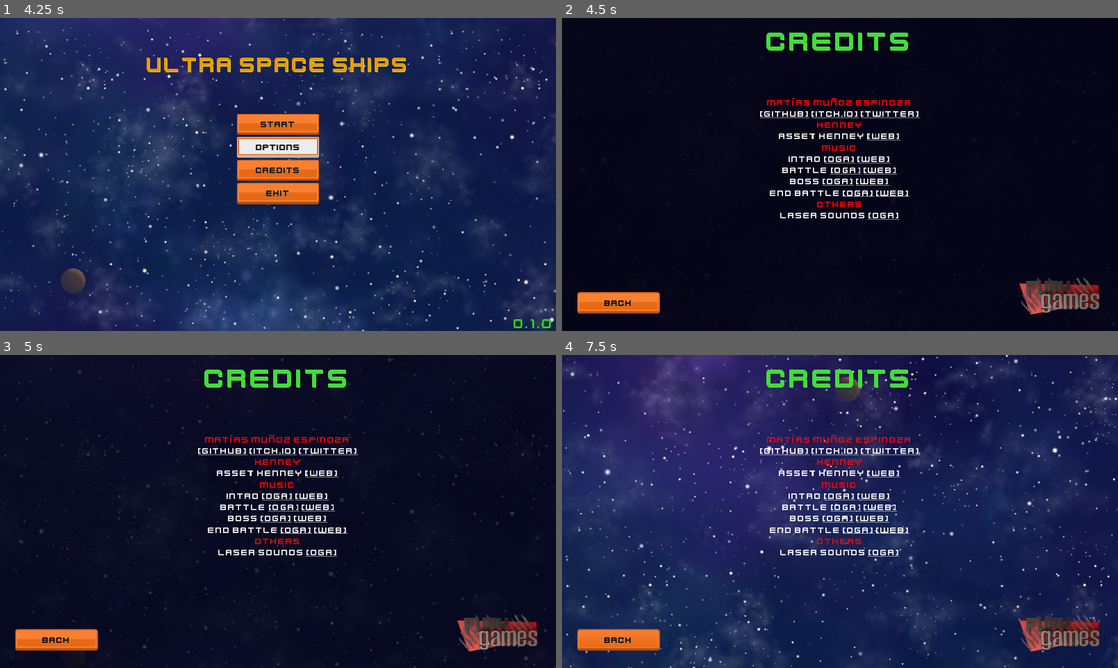
Above: before the commit, frames 1-4 (two rows, left to right).
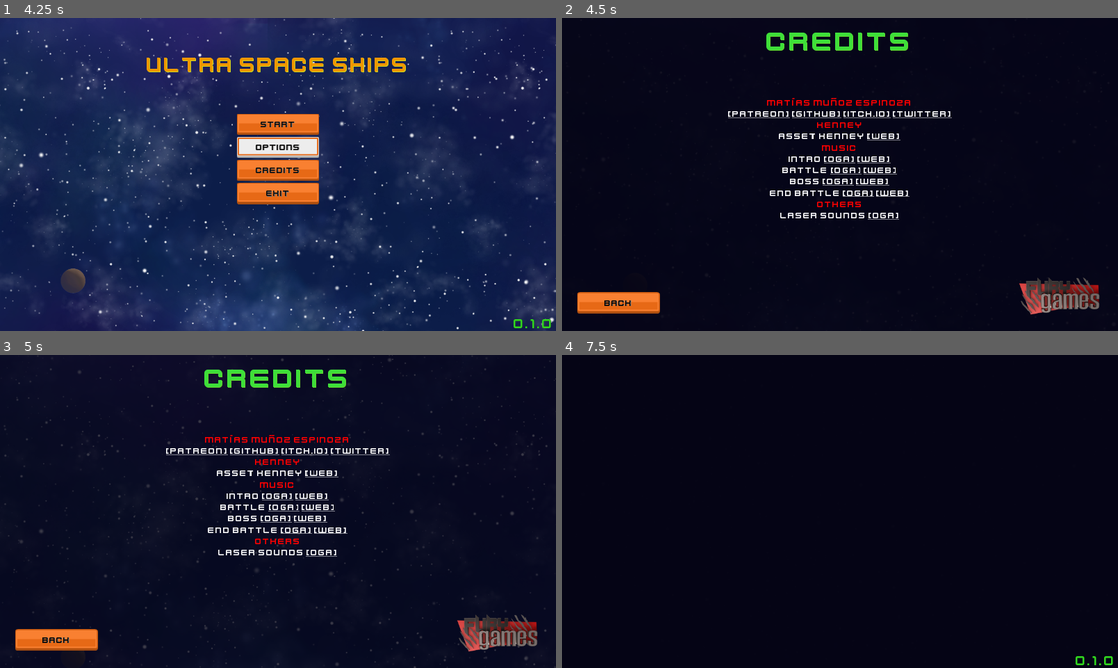
Above: after the commit, the same moments.

Repository: MatiasVME/old-spaceship-shooter-rpg-deluxe
Game: Godot game, scene res://Game/MainScreens/Splash.tscn
Two runs of this game, one before a commit and one after it. Both use one fixed random seed, a clock stepped at 60 frames per second and the inputs below.
Inputs (mouse positions are in pixels of both pictures, inside the frame that each line leads up to):
- Up to frame 1 (4.25 s): tap Enter (ui_accept) at 0.5, 0.77, 1.52, 3.02, 3.77 s; hold Right (ui_right) 0.53-1.28 s; hold Down (ui_down) 1.28-2.03 s; hold Right (ui_right) 2.03-2.78 s; hold Up (ui_up) 2.78-3.53 s; hold Left (ui_left) from 3.53 s (still down)
- Up to frame 2 (4.5 s): release Left (ui_left) at 4.25 s; click "Credits" at 4.25 s
- Up to frame 3 (5 s): no input
- Up to frame 4 (7.5 s): click "Back" at 5 s; hold Left (ui_left) 5.78-6.5 s; click (840, 461) at 6.5 s, where only the run after the commit has a clickable "Start"; click "Back" at 7.25 s

Frame 1 is identical in both runs. In frame 2, 0.4% of the frame differs, in the area x 29-71%, y 29-49%; in frame 3, 0.4%; in frame 4, 100%, in the area x 0-100%, y 0-100%.
Error in both runs: Invalid get index 'INTRO' (on base: 'Node (MusicManager.gd)'). (res://Game/MainScreens/Splash.gd:4)

Commit message:
Trabajando en las cuentas

Diff:
--- a/Game/Autoload/Persistence.gd
+++ b/Game/Autoload/Persistence.gd
@@ -18,8 +18,9 @@
 	else:
 		save_accounts()
 		load_accounts()
+		print("save and load")
 
-	# Test
+#	Test
 #	test()
 
 func test():
@@ -109,12 +110,14 @@
 func delete_account(name):
 	if not accounts.has(name):
 		if Main.debug: print("No se encuentra %s para ser borrado" % name)
-		return
+		return false
 
 	delete_account_data(name)
 
 	accounts.remove(accounts.find(name))
 	save_accounts()
+
+	return true
 
 func delete_account_data(name):
 	var directory = Directory.new()
--- a/Game/MainScreens/Accounts.gd
+++ b/Game/MainScreens/Accounts.gd
@@ -1,4 +1,25 @@
 extends Node
+
+var num_of_accounts = 0
+
+func _ready():
+	Persistence.load_accounts()
+	num_of_accounts = Persistence.get_accounts().size()
+
+	if num_of_accounts == 1:
+		$AccountPanel1.show_account(Persistence.get_accounts()[1 - 1])
+	elif num_of_accounts == 2:
+		$AccountPanel1.show_account(Persistence.get_accounts()[1 - 1])
+		$AccountPanel2.show_account(Persistence.get_accounts()[2 - 1])
+	elif num_of_accounts == 3:
+		$AccountPanel1.show_account(Persistence.get_accounts()[1 - 1])
+		$AccountPanel2.show_account(Persistence.get_accounts()[2 - 1])
+		$AccountPanel3.show_account(Persistence.get_accounts()[3 - 1])
+	elif num_of_accounts == 4:
+		$AccountPanel1.show_account(Persistence.get_accounts()[1 - 1])
+		$AccountPanel2.show_account(Persistence.get_accounts()[2 - 1])
+		$AccountPanel3.show_account(Persistence.get_accounts()[3 - 1])
+		$AccountPanel3.show_account(Persistence.get_accounts()[4 - 1])
 
 func _on_Back_pressed():
 	get_tree().change_scene("res://Game/MainScreens/Menu.tscn")
--- a/Game/MainScreens/Accounts.tscn
+++ b/Game/MainScreens/Accounts.tscn
@@ -5,7 +5,7 @@
 [ext_resource path="res://Game/MainScreens/Elements/Button.tscn" type="PackedScene" id=3]
 [ext_resource path="res://Game/MainScreens/Accounts/AccountPanel.tscn" type="PackedScene" id=4]
 
-[node name="Accounts" type="Node"]
+[node name="Accounts" type="Node" index="0"]
 
 script = ExtResource( 1 )
 
@@ -14,6 +14,10 @@
 [node name="Back" parent="." index="1" instance=ExtResource( 3 )]
 
 [node name="AccountPanel1" parent="." index="2" instance=ExtResource( 4 )]
+
+editor/display_folded = true
+
+[node name="Layer2" parent="AccountPanel1" index="1"]
 
 editor/display_folded = true
 
--- a/Game/MainScreens/Accounts/AccountPanel.gd
+++ b/Game/MainScreens/Accounts/AccountPanel.gd
@@ -3,6 +3,9 @@
 enum State {LAYER1, LAYER2, LAYER3, LAYER4}
 var state = State.LAYER1
 var old_state = null
+
+var total_accounts
+var account_number
 
 # One time
 var ot_layer1 = true
@@ -43,11 +46,14 @@
 				ot_layer3 = false
 				$Anim.play("hide_layer4")
 				print("estamos aquí")
-
+			elif ot_layer3 and old_state == State.LAYER1:
+				reset_ot_layers()
+				ot_layer3 = false
+				$Anim.play_backwards("hide_layer3")
+				print("estamos aquí2")
 			elif ot_layer3:
 				reset_ot_layers()
 				ot_layer3 = false
-
 				$Anim.play("hide_layer2")
 		State.LAYER4:
 			if ot_layer4:
@@ -55,6 +61,12 @@
 				ot_layer4 = false
 				$Anim.play("hide_layer3")
 				print("layer4")
+
+func show_account(account):
+	$Layer3/Name.text = account
+
+	old_state = State.LAYER1
+	state = State.LAYER3
 
 func reset_ot_layers():
 	ot_layer1 = true
@@ -77,12 +89,18 @@
 		$Anim.play_backwards("hide_layer3")
 
 func _on_OK_create_new_account_pressed():
-	# create_new_account() # TODO
+	# Crear cuenta
 
-	old_state = State.LAYER2
-	state = State.LAYER3
+	# TODO: Falta validar bien el nombre
 
-	pass # replace with function body
+	Persistence.load_accounts()
+
+	if Persistence.create_account($Layer2/LineEdit.text):
+		old_state = State.LAYER2
+		state = State.LAYER3
+		Persistence.save_accounts()
+
+		$Layer3/Name.text = $Layer2/LineEdit.text
 
 func _on_Cancel_create_new_account_pressed():
 	old_state = State.LAYER2
@@ -94,19 +112,20 @@
 	state = State.LAYER2
 
 func _on_Delete_select_account_pressed():
-	# delete_account() # TODO
-
+	# Preparar para eliminar la cuenta
 	old_state = State.LAYER3
 	state = State.LAYER4
-
-	pass # replace with function body
 
 func _on_OK_select_account_pressed():
 	pass
 
 func _on_ConfirmDelete_pressed():
-	old_state = State.LAYER4
-	state = State.LAYER1
+	# Confirmar eliminar cuenta
+
+	if Persistence.delete_account($Layer3/Name.text):
+		$Layer2/LineEdit.text = ""
+		old_state = State.LAYER4
+		state = State.LAYER1
 
 func _on_NoDelete_pressed():
 	old_state = State.LAYER4
--- a/Game/MainScreens/Accounts/AccountPanel.tscn
+++ b/Game/MainScreens/Accounts/AccountPanel.tscn
@@ -237,7 +237,7 @@
 "values": [ Color( 1, 1, 1, 1 ), Color( 1, 1, 1, 0 ) ]
 }
 
-[node name="AccountPanel" type="NinePatchRect" index="0"]
+[node name="AccountPanel" type="NinePatchRect"]
 
 anchor_left = 0.0
 anchor_top = 0.0
@@ -263,7 +263,6 @@
 
 [node name="Layer1" type="Node2D" parent="." index="0"]
 
-editor/display_folded = true
 visible = false
 modulate = Color( 1, 1, 1, 0 )
 scale = Vector2( 1e-05, 1e-05 )
@@ -310,7 +309,6 @@
 
 [node name="Layer2" type="Node2D" parent="." index="1"]
 
-editor/display_folded = true
 visible = false
 modulate = Color( 1, 1, 1, 0 )
 scale = Vector2( 1e-05, 1e-05 )
@@ -464,7 +462,6 @@
 
 [node name="Layer3" type="Node2D" parent="." index="2"]
 
-editor/display_folded = true
 visible = false
 modulate = Color( 1, 1, 1, 0 )
 scale = Vector2( 1e-05, 1e-05 )
--- a/Game/MainScreens/Credits.tscn
+++ b/Game/MainScreens/Credits.tscn
@@ -122,7 +122,7 @@
 
 margin_top = 182.0
 bbcode_text = "[center][color=red]Matías Muñoz Espinoza[/color]
-[url=https://github.com/MatiasVME][Github][/url] [url=https://furygames.itch.io][Itch.io][/url] [url=https://twitter.com/writkas][Twitter][/url]
+[url=https://patreon.com/matiasme][Patreon][/url] [url=https://github.com/MatiasVME][Github][/url] [url=https://furygames.itch.io][Itch.io][/url] [url=https://twitter.com/writkas][Twitter][/url]
 [color=red]Kenney[/color]
 Asset Kenney [url=https://kenney.nl/][Web][/url]
 [color=red]Music[/color]
@@ -134,7 +134,7 @@
 Laser Sounds [url=https://opengameart.org/content/laser-fire][OGA][/url]
 [/center]"
 text = "Matías Muñoz Espinoza
-[Github] [Itch.io] [Twitter]
+[Patreon] [Github] [Itch.io] [Twitter]
 Kenney
 Asset Kenney [Web]
 Music
@@ -157,3 +157,5 @@
 blend_times = [  ]
 
 [node name="Back" parent="." index="7" instance=ExtResource( 6 )]
+
+[connection signal="pressed" from="Back" to="." method="_on_Back_pressed"]
